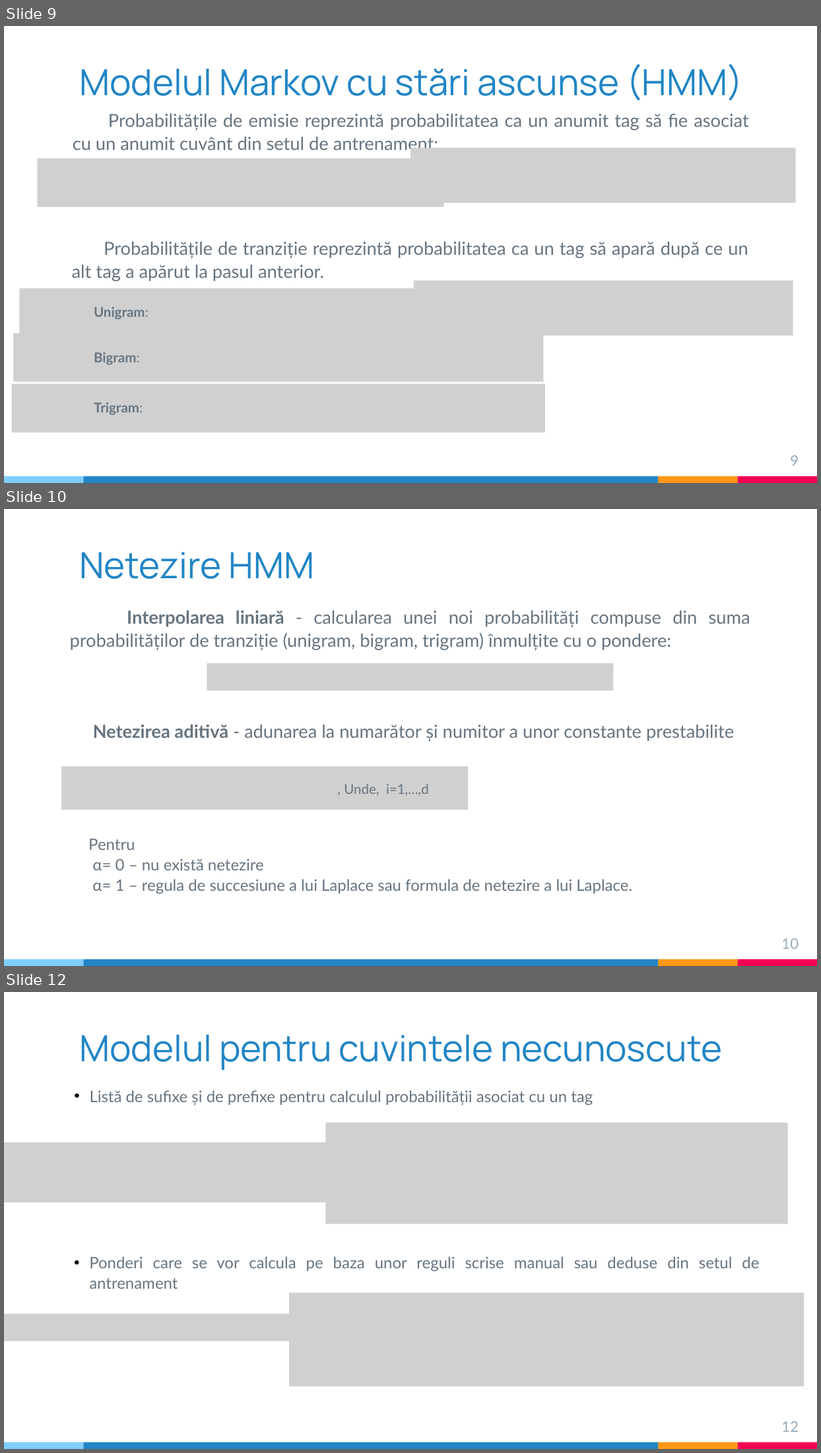
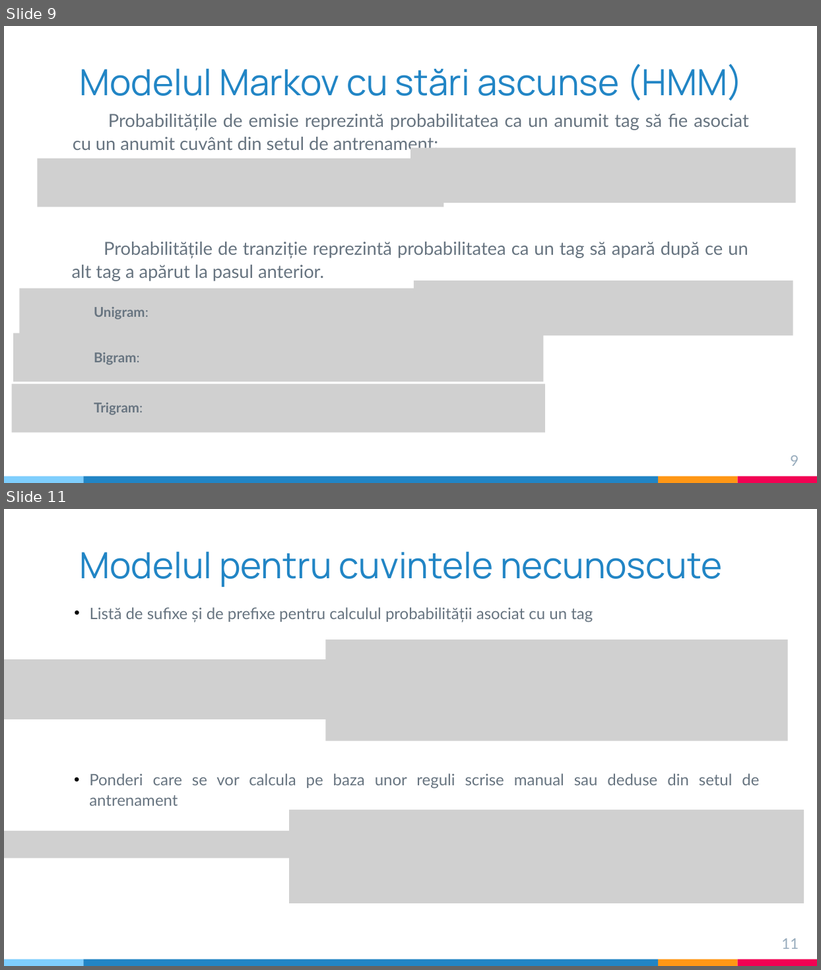
Before and after one commit to ST4NSB/part-of-speech-tagging, a slide deck: docs/pos_tagging_prezentare_Barbulescu.pptx. Shown one above the other, each under a label of ours: slides 9, 10 and 12 before the commit, slides 9 and 11 after it; the slides between them are not shown. The pictures are 821x1453 and 821x970 pixels, drawn with LibreOffice and Linux fonts; fonts in the diff are those of the drawing; grey boxes stand for pictures. Boxes give left, top, right and bottom in pixels: in the first picture for what was removed or moved away, otherwise in the second. Text is boxed around its words. In the diff, an @@ line names an element or a change of style, - is before the commit and + after.

```diff
--- a/docs/pos_tagging_prezentare_Barbulescu.pptx
+++ b/docs/pos_tagging_prezentare_Barbulescu.pptx
@@ slide 10 removed at bbox=[4, 509, 817, 966], background #FFFFFF; not listed: 4 template elements that a slide beside it also shows @@
@@ title removed at bbox=[79, 552, 315, 579] @@
-Netezire HMM
@@ text removed at bbox=[70, 610, 750, 650] @@
-Interpolarea liniară - calcularea unei noi probabilități compuse din suma probabilităților de tranziție (unigram, bigram, trigram) înmulțite cu o pondere:
@@ picture removed at bbox=[207, 663, 614, 691] @@
@@ text removed at bbox=[93, 724, 734, 742] @@
-Netezirea aditivă - adunarea la numarător și numitor a unor constante prestabilite
@@ picture removed at bbox=[61, 767, 468, 810] @@
@@ text removed at bbox=[344, 784, 429, 796] @@
-, Unde, i=1,…,d
@@ text removed at bbox=[88, 839, 632, 894] @@
-Pentru
-α= 0 – nu există netezire
-α= 1 – regula de succesiune a lui Laplace sau formula de netezire a lui Laplace.
@@ page number removed at bbox=[781, 939, 799, 949] @@
-10
@@ what was slide 12 is now slide 11 @@
@@ page number at bbox=[781, 939, 799, 949]: text changed @@
-12
+11
```
Also in this commit, not shown: 6 slides changed.
